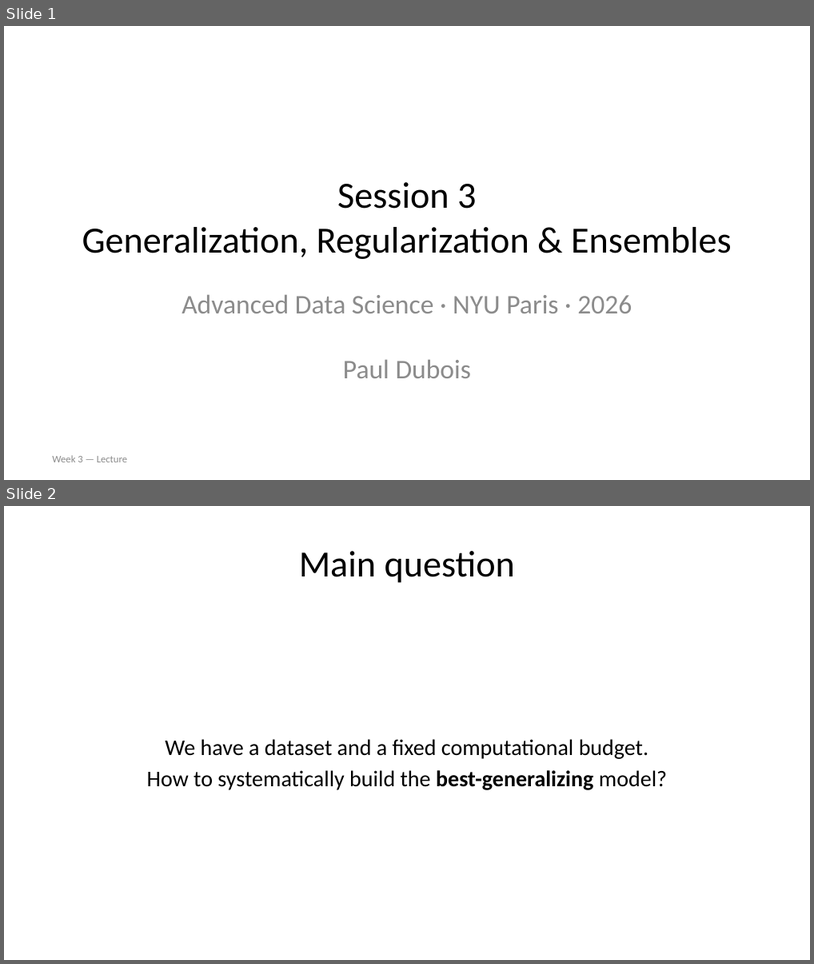
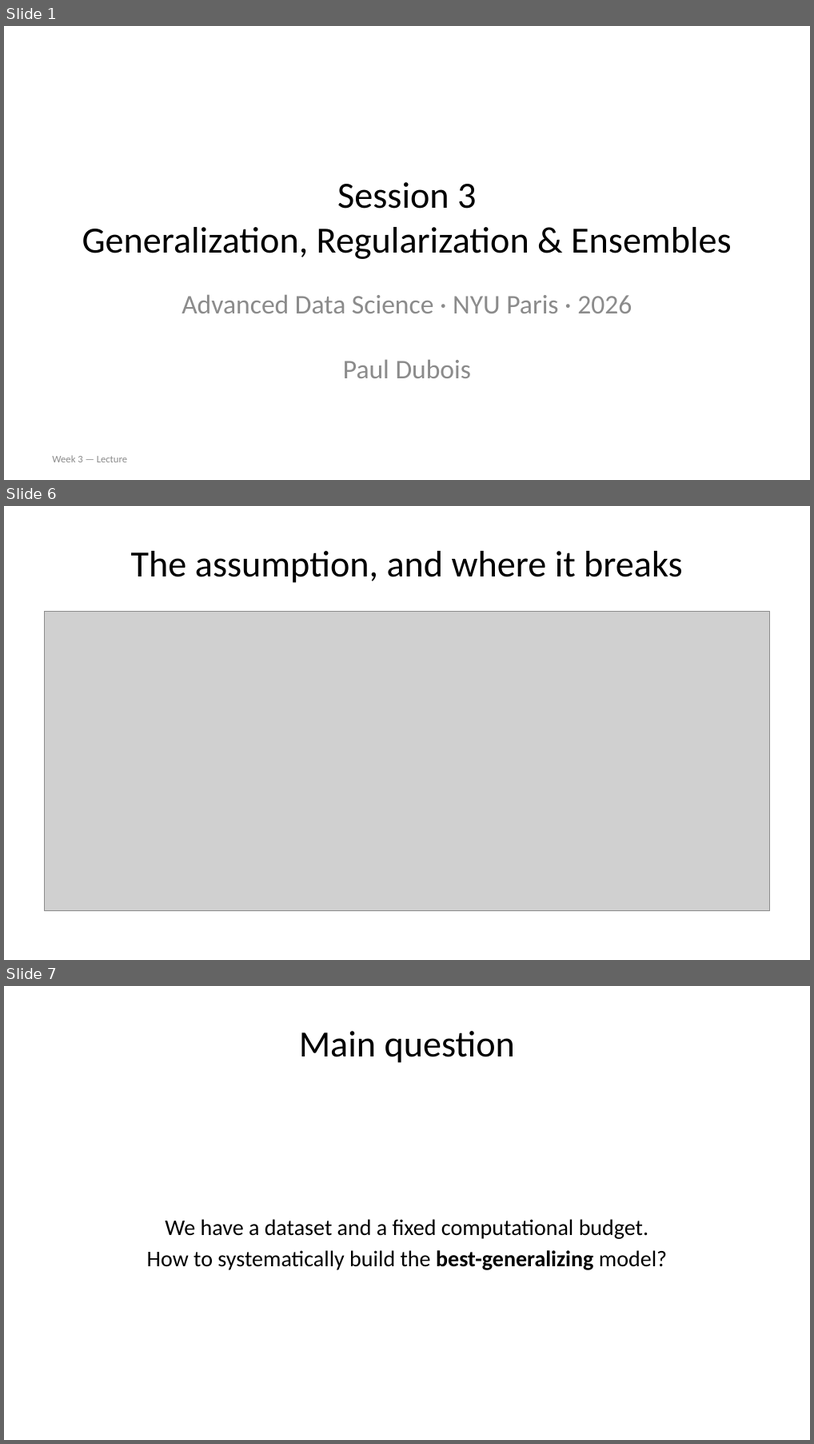
Before and after one commit to pauldubois98/AdcancedTopicsDataScience2026, a slide deck: Course03/slides.pptx. Shown one above the other, each under a label of ours: slides 1 and 2 before the commit, slides 1, 6 and 7 after it; the slides between them are not shown. The pictures are 814x964 and 814x1444 pixels, drawn with LibreOffice and Linux fonts; fonts in the diff are those of the drawing; grey boxes stand for pictures. Boxes give left, top, right and bottom in pixels: in the first picture for what was removed or moved away, otherwise in the second. Text is boxed around its words. In the diff, an @@ line names an element or a change of style, - is before the commit and + after.

```diff
--- a/Course03/slides.pptx
+++ b/Course03/slides.pptx
@@ slide 6 added at [4,506,810,960], background #FFFFFF @@
@@ title added at [131,551,682,583], 33 pt, text #000000 @@
+The assumption, and where it breaks
@@ picture added at [44,612,770,911] @@
@@ what was slide 2 is now slide 7 @@
```
Also in this commit, not shown: 4 other slides added, 1 other file.
